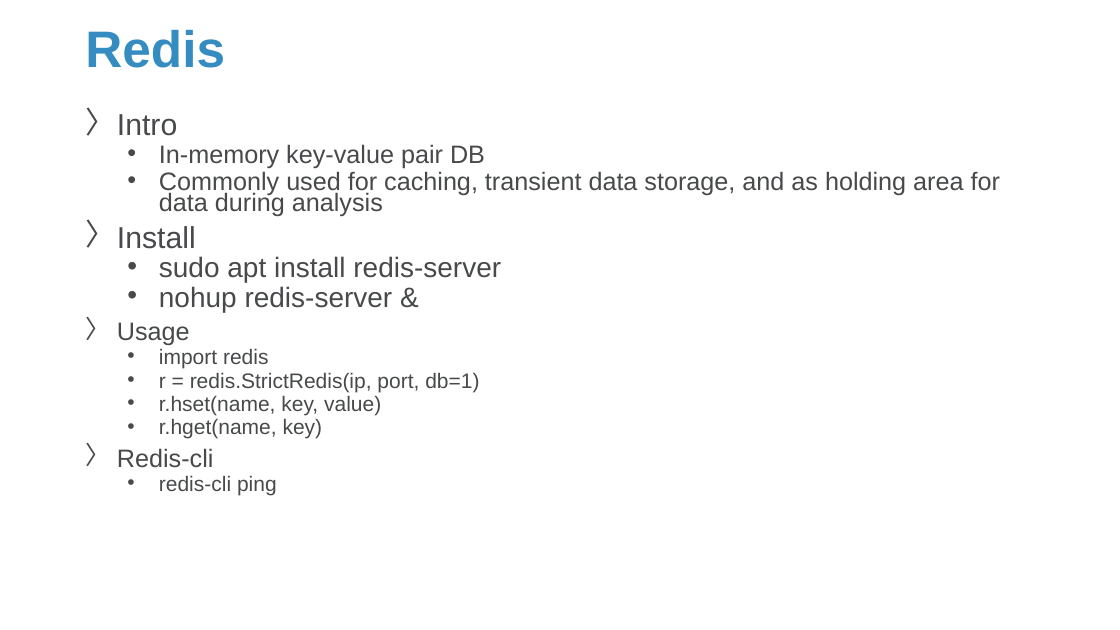
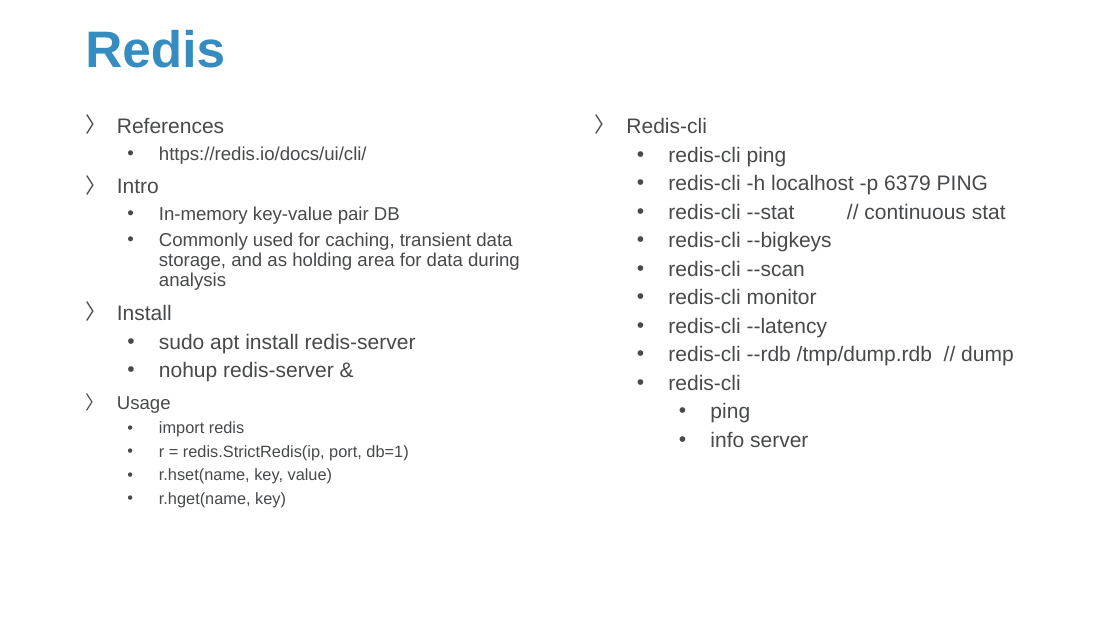
Before and after one commit to Sparks-Lu/TechNotes, a slide deck: slide 16 of Web/Flask-Notes.pptx. Drawn at 1120x630 pixels with LibreOffice and Linux fonts; fonts in the diff are those of the drawing; background and template pictures are left out. Boxes give left, top, right and bottom in pixels: in the first picture for what was removed or moved away, otherwise in the second. Text is boxed around its words. In the diff, an @@ line names an element or a change of style, - is before the commit and + after.

```diff
--- a/Web/Flask-Notes.pptx
+++ b/Web/Flask-Notes.pptx
@@ text at bbox=[117, 118, 367, 164]: paragraphs added @@
+〉 References
+  • https://redis.io/docs/ui/cli/
@@ text added at bbox=[626, 117, 1014, 447], 18 pt, text #47494B @@
+〉 Redis-cli
+  • redis-cli ping
+  • redis-cli -h localhost -p 6379 PING
+  • redis-cli --stat // continuous stat
+  • redis-cli --bigkeys
+  • redis-cli --scan
+  • redis-cli monitor
+  • redis-cli --latency
+  • redis-cli --rdb /tmp/dump.rdb // dump
+  • redis-cli
+    • ping
+    • info server
@@ text at bbox=[117, 178, 520, 508]: size 25.9 to 18 pt in "Intro", "Install"; size 21.6 to 16 pt in "In-memory key-value pair DB", "Commonly used for caching, transient data storage, ...", "Usage"; size 24 to 18 pt in "sudo apt install redis-server", "nohup redis-server &"; size 18 to 14 pt in "import redis", "r = redis.StrictRedis(ip, port, db=1)", "r.hset(name, key, value)", "r.hget(name, key)"; line spacing 0.7 to 0.9 @@
@@ text at bbox=[117, 448, 231, 491]: paragraphs removed @@
-〉 Redis-cli
-  • redis-cli ping
```
Also in this commit, not shown: 3 other slides changed, 11 slides added, 8 other files.
